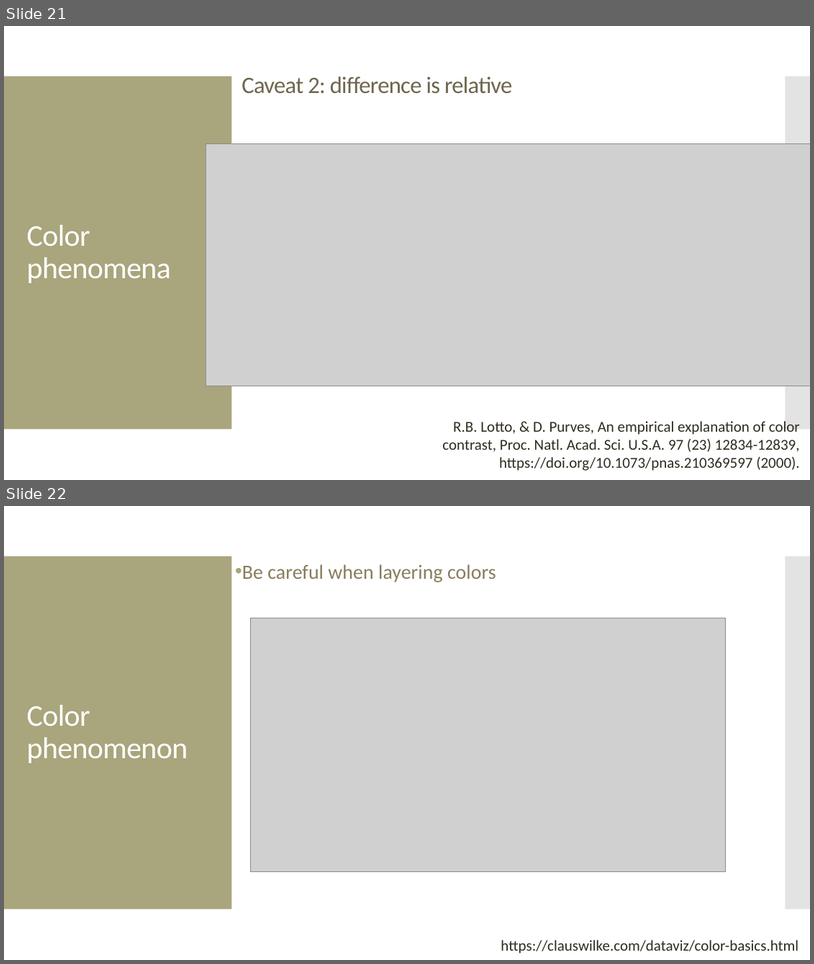
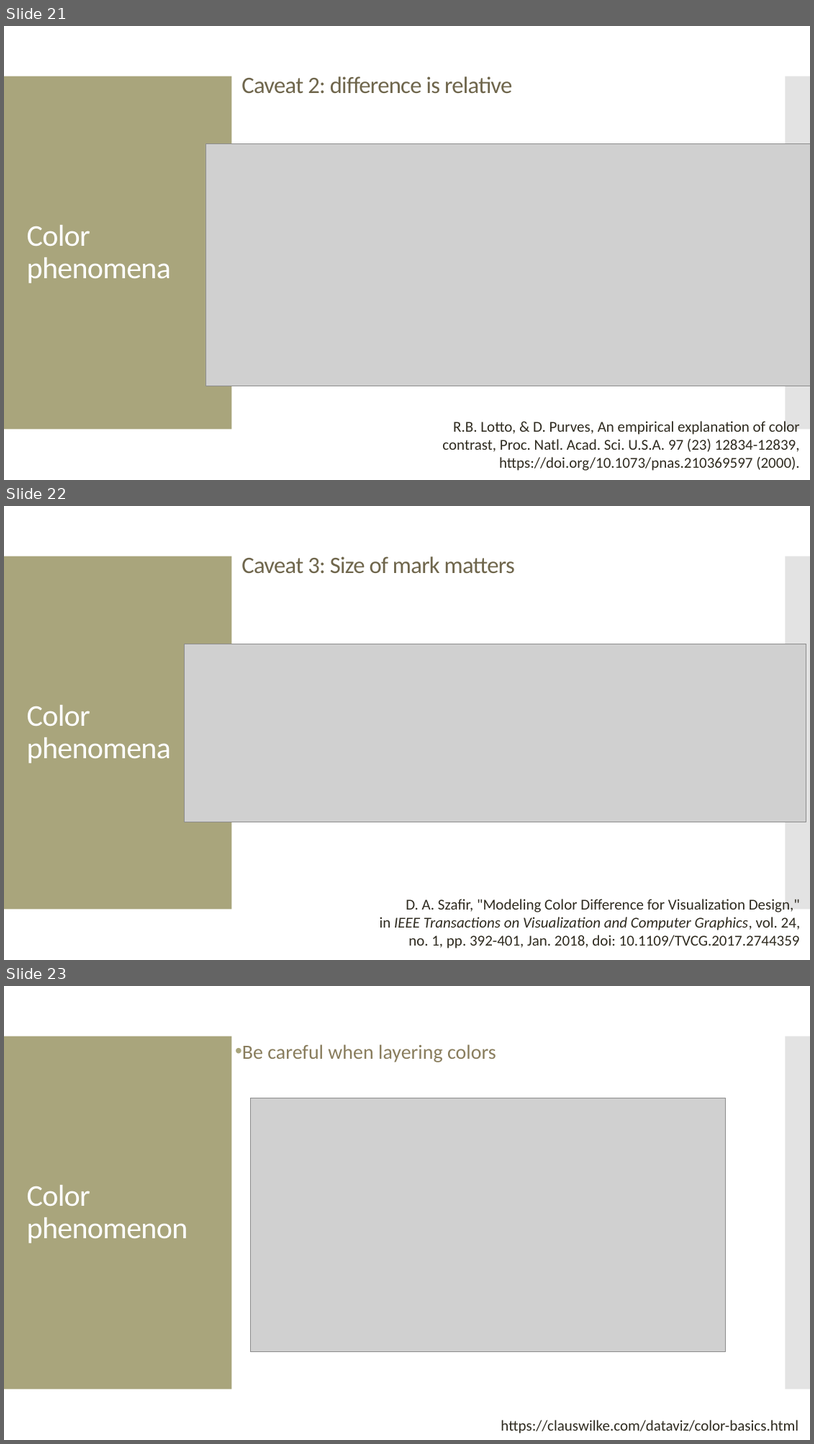
Before and after one commit to amosca01/SDS-CSC109, a slide deck: slides/06-color.pptx. Shown one above the other, each under a label of ours: slides 21 and 22 before the commit, slides 21, 22 and 23 after it. The pictures are 814x964 and 814x1444 pixels, drawn with LibreOffice and Linux fonts; fonts in the diff are those of the drawing; grey boxes stand for pictures. Boxes give left, top, right and bottom in pixels: in the first picture for what was removed or moved away, otherwise in the second. Text is boxed around its words. In the diff, an @@ line names an element or a change of style, - is before the commit and + after.

```diff
--- a/slides/06-color.pptx
+++ b/slides/06-color.pptx
@@ slide 22 added at (x1=4, y1=506, x2=810, y2=960), background #FFFFFF; not listed: 2 template elements that a slide beside it also shows @@
@@ title added at (x1=242, y1=556, x2=515, y2=573), 28 pt, text #6F664C @@
+Caveat 3: Size of mark matters
@@ picture added at (x1=184, y1=644, x2=807, y2=822) @@
@@ text added at (x1=27, y1=705, x2=171, y2=763), 36 pt, text #FFFFFF @@
+Color phenomena
@@ text added at (x1=380, y1=898, x2=800, y2=948), 18 pt, text #2F2B20 @@
+D. A. Szafir, "Modeling Color Difference for Visualization Design," in IEEE Transactions on Visualization and Computer Graphics, vol. 24, no. 1, pp. 392-401, Jan. 2018, doi: 10.1109/TVCG.2017.2744359
@@ what was slide 22 is now slide 23 @@
```
Also in this commit, not shown: 2 other slides added, 2 slides removed, 6 other files.
